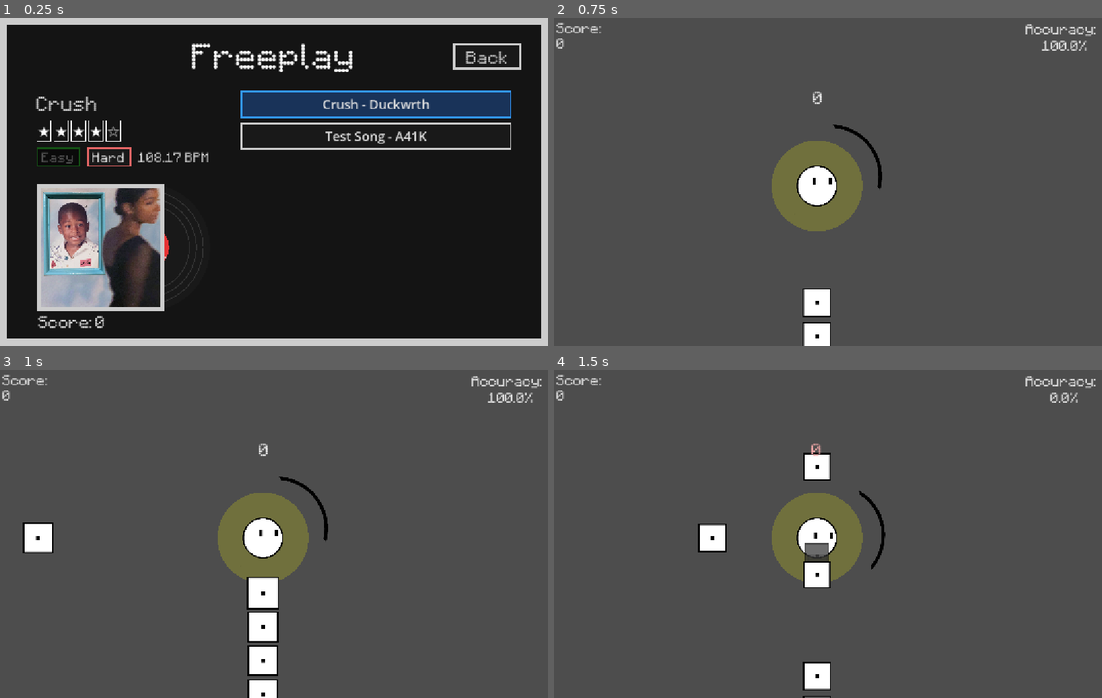
Above: before the commit, frames 1-4 (two rows, left to right).
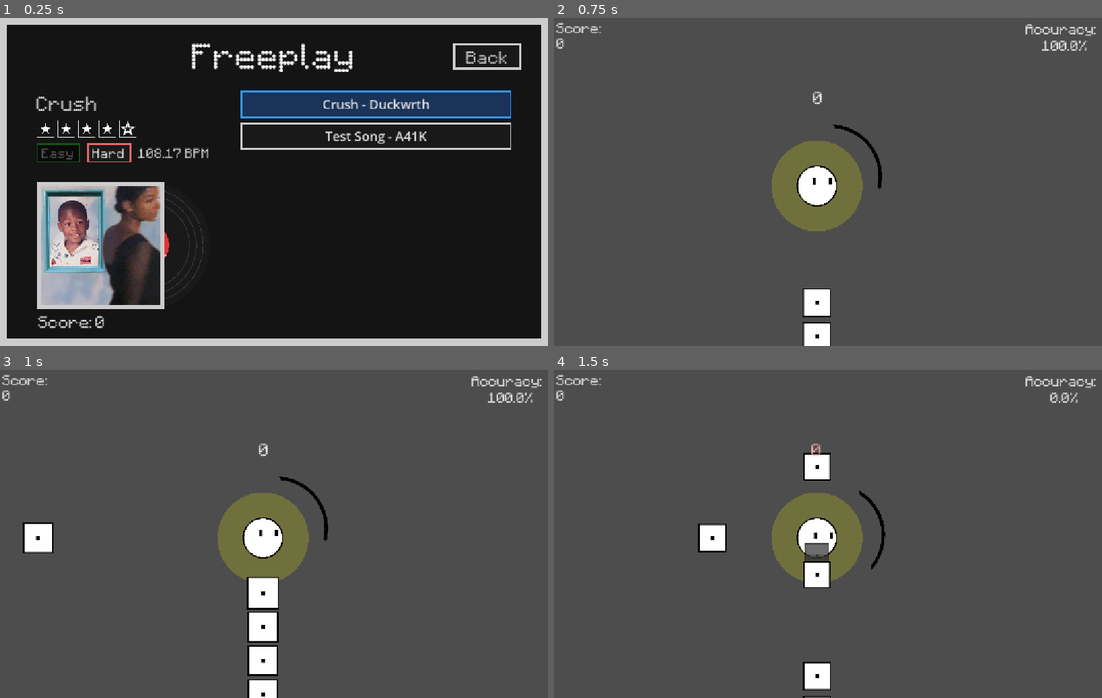
Above: after the commit, the same moments.

Repository: A41K/Another-Rhythm-Game
Game: Godot game, scene res://scenes/Freeplay.tscn
The game is run twice, just before and just after one commit, with the same random seed, the same clock (stepped at 60 frames per second) and the same inputs.
Inputs (mouse positions are in pixels of both pictures, inside the frame that each line leads up to):
- Up to frame 1 (0.25 s): no input
- Up to frame 2 (0.75 s): click "Crush - Duckwrth" at 0.5 s
- Up to frame 3 (1 s): no input
- Up to frame 4 (1.5 s): tap Enter at 1.25 s; move the mouse to (948, 517) at 1.27 s; hold Right from 1.28 s (still down); tap Alt at 1.35 s; click (948, 517) at 1.42 s

The runs differ from the first frame. In frame 1, 3.3% of the frame differs, in the area x 6-38%, y 31-90%; in frame 2, nothing differs; in frame 3, nothing differs; in frame 4, nothing differs.

Commit message:
v0.25.2 More small changes
- Removed LICENSE and README from the Wakatime extension
- Fixed the stars not rendering in exe and also added fallback for browsers
- Added the icons for the browser and the exe version
-

Diff:
--- a/music-platformer/scripts/freeplay.gd
+++ b/music-platformer/scripts/freeplay.gd
@@ -182,7 +182,7 @@
 
 						temp_groups[base_name]["files"][difficulty] = data
 						if not temp_groups[base_name].has("meta"):
-							temp_groups[base_name]["meta"] = data # Save first found metadata
+							temp_groups[base_name]["meta"] = data
 			file_name = dir.get_next()
 
 	for key in temp_groups.keys():
@@ -234,7 +234,6 @@
 	var diff_to_play = current_difficulty
 
 	if not group["files"].has(diff_to_play):
-		# Fallback to whatever is available
 		if group["files"].keys().size() > 0:
 			diff_to_play = group["files"].keys()[0]
 
@@ -249,7 +248,6 @@
 func select_song(idx: int):
 	selected_index = idx
 
-	# Determine best default difficulty if what they clicked doesn't have it
 	var group = songs[idx]
 	if not group["files"].has(current_difficulty):
 		if group["files"].has("normal"): current_difficulty = "normal"
@@ -281,12 +279,7 @@
 
 	var rating = int(active_data.get("rating", 3))
 	for i in range(5):
-		var star = Label.new()
-		star.text = "★" if i < rating else "☆"
-		star.vertical_alignment = VERTICAL_ALIGNMENT_CENTER
-		star.horizontal_alignment = HORIZONTAL_ALIGNMENT_CENTER
-		star.add_theme_font_size_override("font_size", 32)
-		star.add_theme_color_override("font_color", Color.WHITE)
+		var star = StarIcon.new(i < rating)
 
 		var star_style = StyleBoxFlat.new()
 		star_style.bg_color = Color.TRANSPARENT
@@ -298,6 +291,7 @@
 
 		var panel = PanelContainer.new()
 		panel.add_theme_stylebox_override("panel", star_style)
+		panel.custom_minimum_size = Vector2(40, 40)
 		panel.add_child(star)
 
 		stars_container.add_child(panel)
@@ -334,3 +328,30 @@
 		return
 
 	freeplay_score_label.text = str(Global.get_song_score(key))
+
+class StarIcon extends Control:
+	var is_filled: bool = false
+
+	func _init(filled: bool):
+		is_filled = filled
+		custom_minimum_size = Vector2(32, 32)
+		size_flags_horizontal = Control.SIZE_SHRINK_CENTER
+		size_flags_vertical = Control.SIZE_SHRINK_CENTER
+
+	func _draw():
+		var points = PackedVector2Array()
+		var center = size / 2.0
+		var r_out = min(size.x, size.y) / 2.0 * 0.8
+		var r_in = r_out * 0.4
+		var angle_offset = -PI / 2.0
+
+		for i in range(10):
+			var r = r_out if i % 2 == 0 else r_in
+			var a = angle_offset + i * (PI / 5.0)
+			points.append(center + Vector2(cos(a), sin(a)) * r)
+
+		if is_filled:
+			draw_colored_polygon(points, Color.WHITE)
+		else:
+			points.append(points[0])
+			draw_polyline(points, Color.WHITE, 2.0, true)
--- a/music-platformer/scripts/notes.gd
+++ b/music-platformer/scripts/notes.gd
@@ -27,7 +27,6 @@
 	if not player_node.is_position_in_shield_arc(global_position):
 		return
 
-	# Deflects only count after crossing inside the yellow ring.
 	var dist = global_position.distance_to(target_position)
 	if dist > player_node.GOOD_RADIUS:
 		return
@@ -70,22 +69,18 @@
 
 	var travel_dir = (spawn_position - target_position).normalized()
 
-	# We want the note to hit right on the yellow ring on beat
 	var target_hit_dist = player_node.GOOD_RADIUS
 	var dist_from_center = max(0.0, target_hit_dist + (speed * time_left))
 	global_position = target_position + travel_dir * dist_from_center
 
-	# If it gets into the core area without being deflected, count as a miss immediately.
 	if current_time > hit_time and global_position.distance_to(target_position) <= player_node.DEAD_ZONE_RADIUS:
 		miss()
 		return
 
-	# Time-based miss detection is more reliable than distance checks.
 	if (current_time - hit_time) > player_node.MISS_WINDOW:
 		miss()
 		return
 
-	# Area2D signals can miss fast teleports; polling overlap keeps deflect reliable.
 	_try_deflect_from_shield_overlap()
 
 func _on_area_entered(area: Area2D):
@@ -96,7 +91,6 @@
 	if not player_node.get("player_cover"):
 		return
 
-	# Only the actual shield hitbox can deflect notes.
 	if area != player_node.player_cover:
 		return
 	if not player_node or not player_node.has_method("is_position_in_shield_arc"):
@@ -104,7 +98,6 @@
 	if not player_node.is_position_in_shield_arc(global_position):
 		return
 
-	# Deflects only count after crossing inside the yellow ring.
 	var dist = global_position.distance_to(target_position)
 	if dist > player_node.GOOD_RADIUS:
 		return
--- a/music-platformer/scripts/player.gd
+++ b/music-platformer/scripts/player.gd
@@ -111,7 +111,6 @@
 			if time_error > MISS_WINDOW:
 				continue
 
-			# Slightly prefer notes that are due now or just passed to avoid skipping.
 			var score = time_error + (0.015 if time_delta > 0.0 else 0.0)
 			if score < best_score:
 				best_score = score
Not shown, changed: music-platformer/export_presets.cfg
Not shown, changed: Another Rhythm Game.pck
Not shown, changed: index.html
Not shown, changed: index.pck
Not shown, removed: music-platformer/LICENSE
Not shown, removed: music-platformer/README.md
